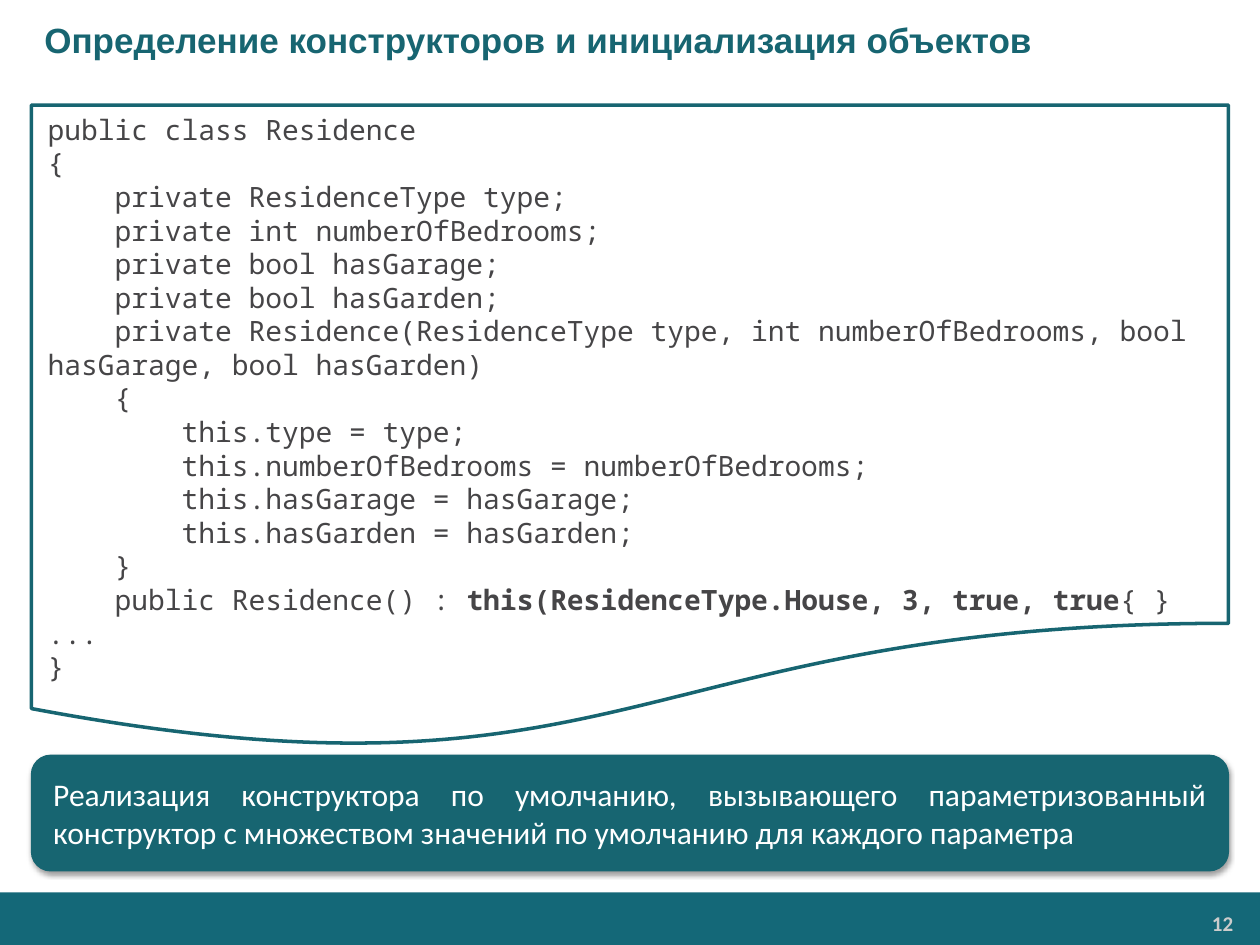
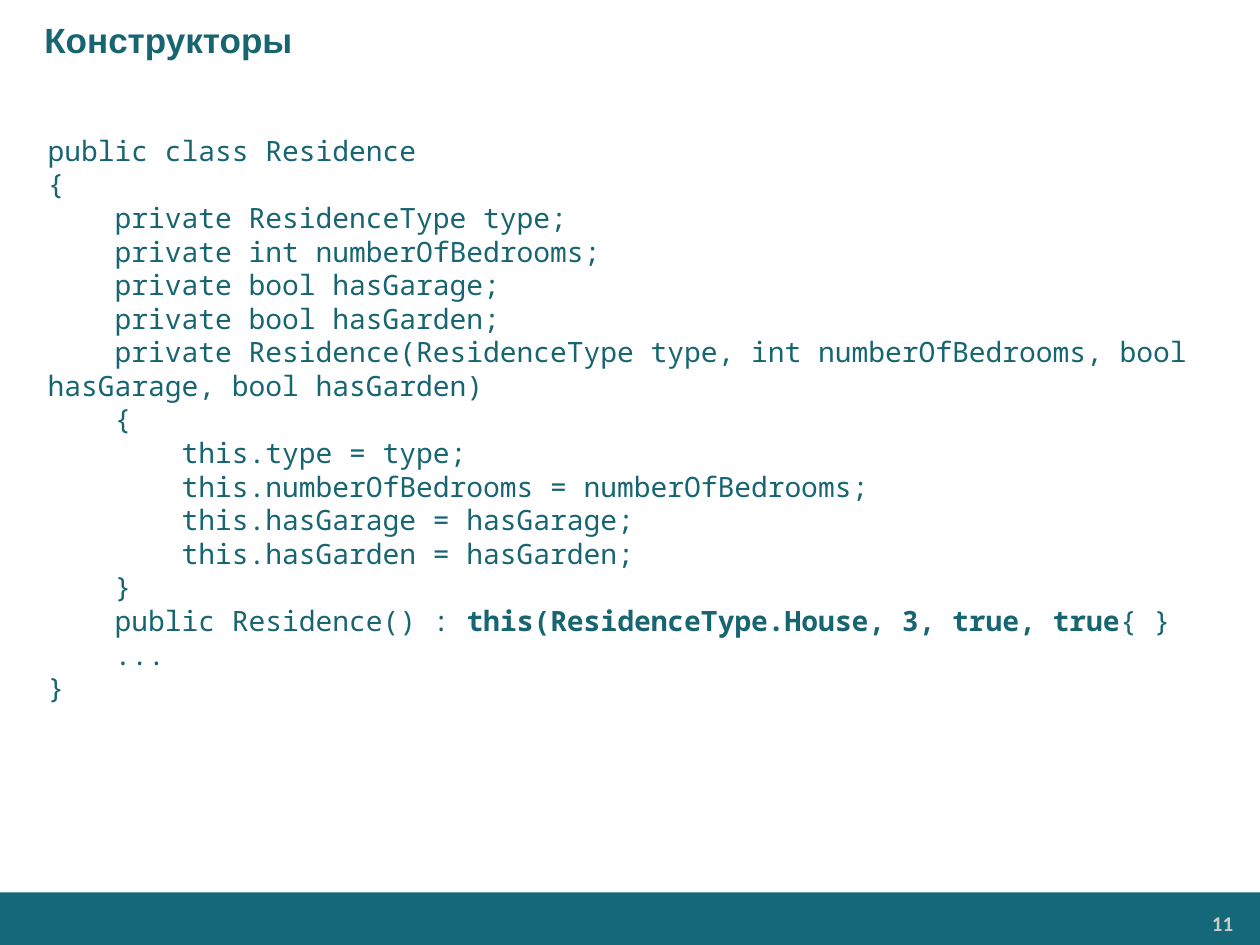
Before and after one commit to EPM-RD-NETLAB/.NET-Framework-modules, a slide deck: slide 11 of M3. Types/Types (RU).pptx (slide 12 before the commit). Drawn at 1260x945 pixels with LibreOffice and Linux fonts; fonts in the diff are those of the drawing; background and template pictures are left out. Boxes give left, top, right and bottom in pixels: in the first picture for what was removed or moved away, otherwise in the second. Text is boxed around its words. In the diff, an @@ line names an element or a change of style, - is before the commit and + after.

```diff
--- a/M3. Types/Types (RU).pptx
+++ b/M3. Types/Types (RU).pptx
@@ title at (44, 29, 292, 60): text changed @@
-Определение конструкторов и инициализация объектов
+Конструкторы
@@ flow chart document "public class Residence": place and size @@
-flow chart document "public class Residence" at (32, 105, 1228, 751)
+flow chart document "public class Residence" at (32, 105, 1228, 804)
@@ flow chart document "public class Residence" at (32, 105, 1228, 804): text colour #464547 to #176571; fill #FFFFFF to none; outline #176571 2 pt to none @@
@@ rounded rectangle removed at (32, 755, 1228, 871) @@
-Реализация конструктора по умолчанию, вызывающего параметризованный конструктор с множеством значений по умолчанию для каждого параметра
@@ page number at (1212, 917, 1233, 931): text changed @@
-12
+11
```
Also in this commit, not shown: 11 other slides changed, 8 slides added, 9 slides removed, 5 other files.
